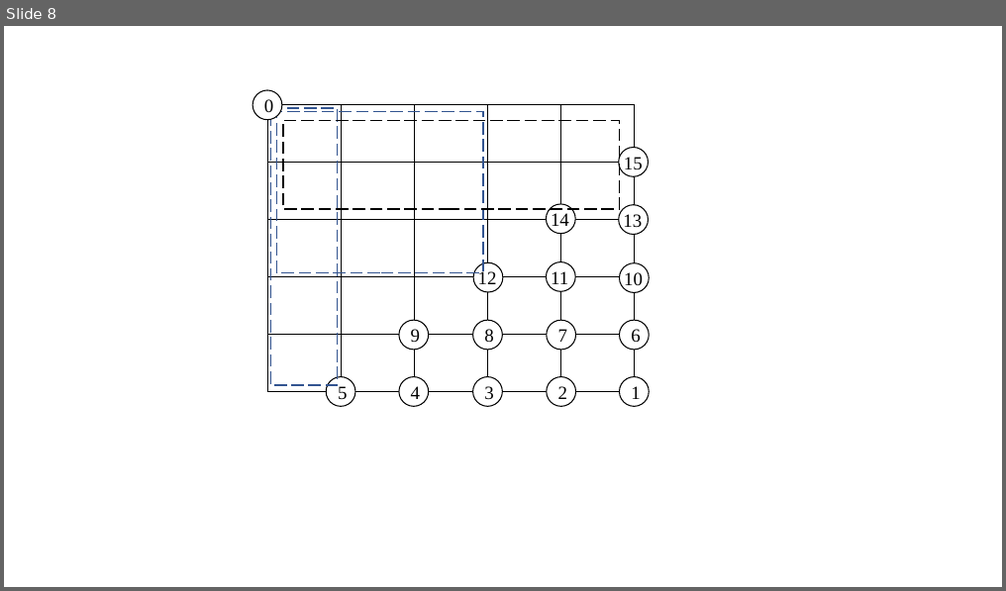
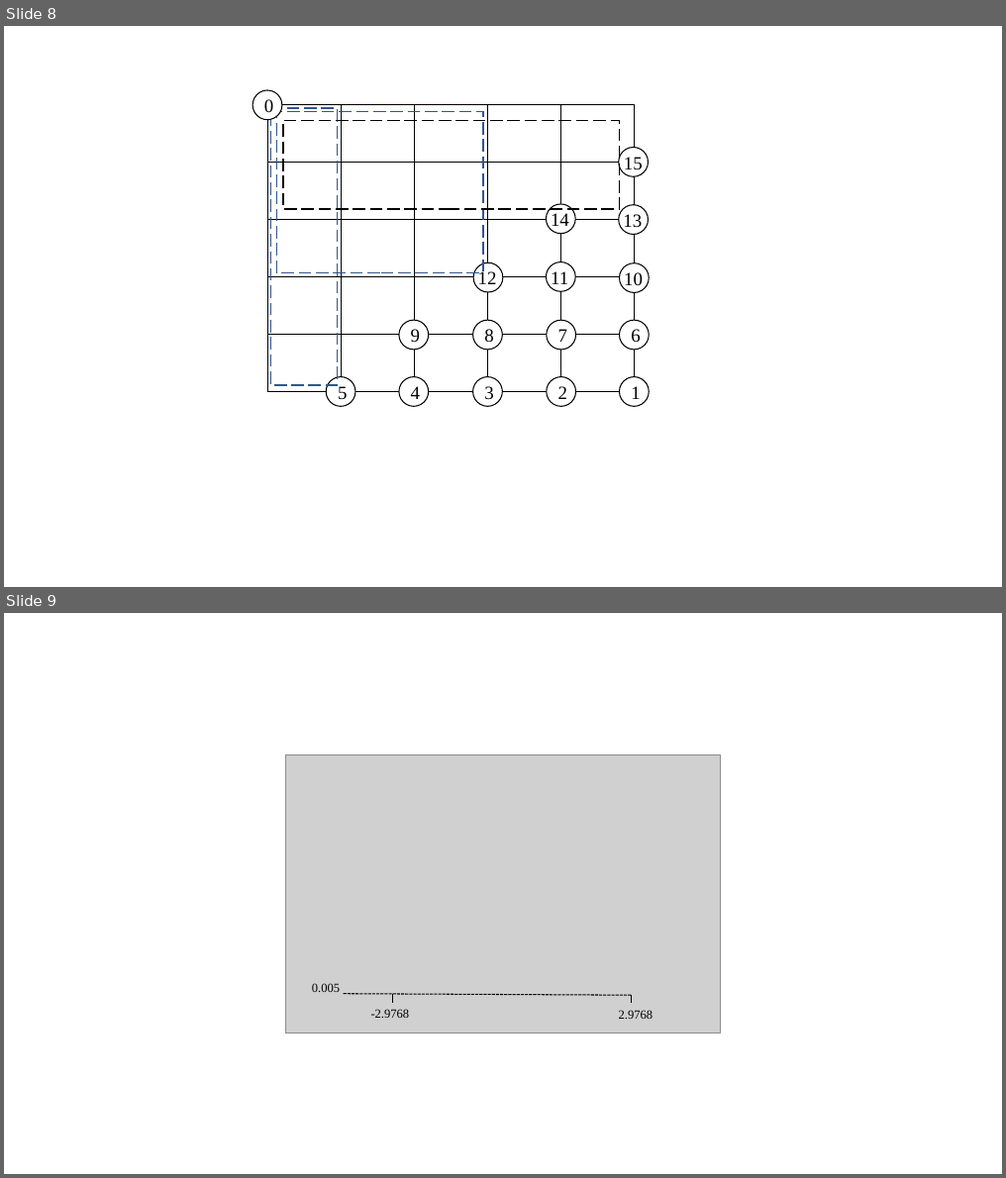
Before and after one commit to SJTUMichael/-, a slide deck: 示意图.pptx. Shown one above the other, each under a label of ours: slide 8 before the commit, slides 8 and 9 after it. The pictures are 1006x591 and 1006x1178 pixels, drawn with LibreOffice and Linux fonts; fonts in the diff are those of the drawing; grey boxes stand for pictures. Boxes give left, top, right and bottom in pixels: in the first picture for what was removed or moved away, otherwise in the second. Text is boxed around its words. In the diff, an @@ line names an element or a change of style, - is before the commit and + after.

```diff
--- a/示意图.pptx
+++ b/示意图.pptx
@@ slide 9 added at (4, 613, 1002, 1174), background #FFFFFF @@
@@ picture added at (285, 755, 721, 1033) @@
@@ text added at (312, 983, 340, 992), 12 pt, text #000000 @@
+0.005
@@ line added from (632, 995) to (344, 994), #000000 1 pt dashed @@
@@ line added from (392, 994) to (392, 1003), #000000 1.5 pt @@
@@ line added from (632, 995) to (632, 1003), #000000 1.5 pt @@
@@ text added at (371, 1009, 410, 1018), 12 pt, text #000000 @@
+-2.9768
@@ text added at (619, 1010, 653, 1019), 12 pt, text #000000 @@
+2.9768
```
Also in this commit, not shown: 3 other slides added, 1 other file.
